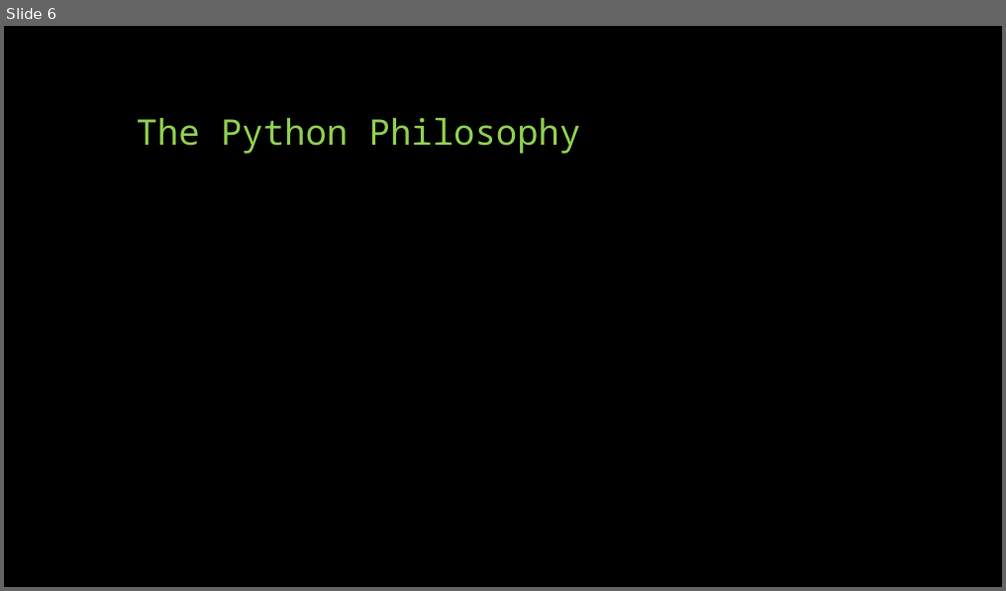
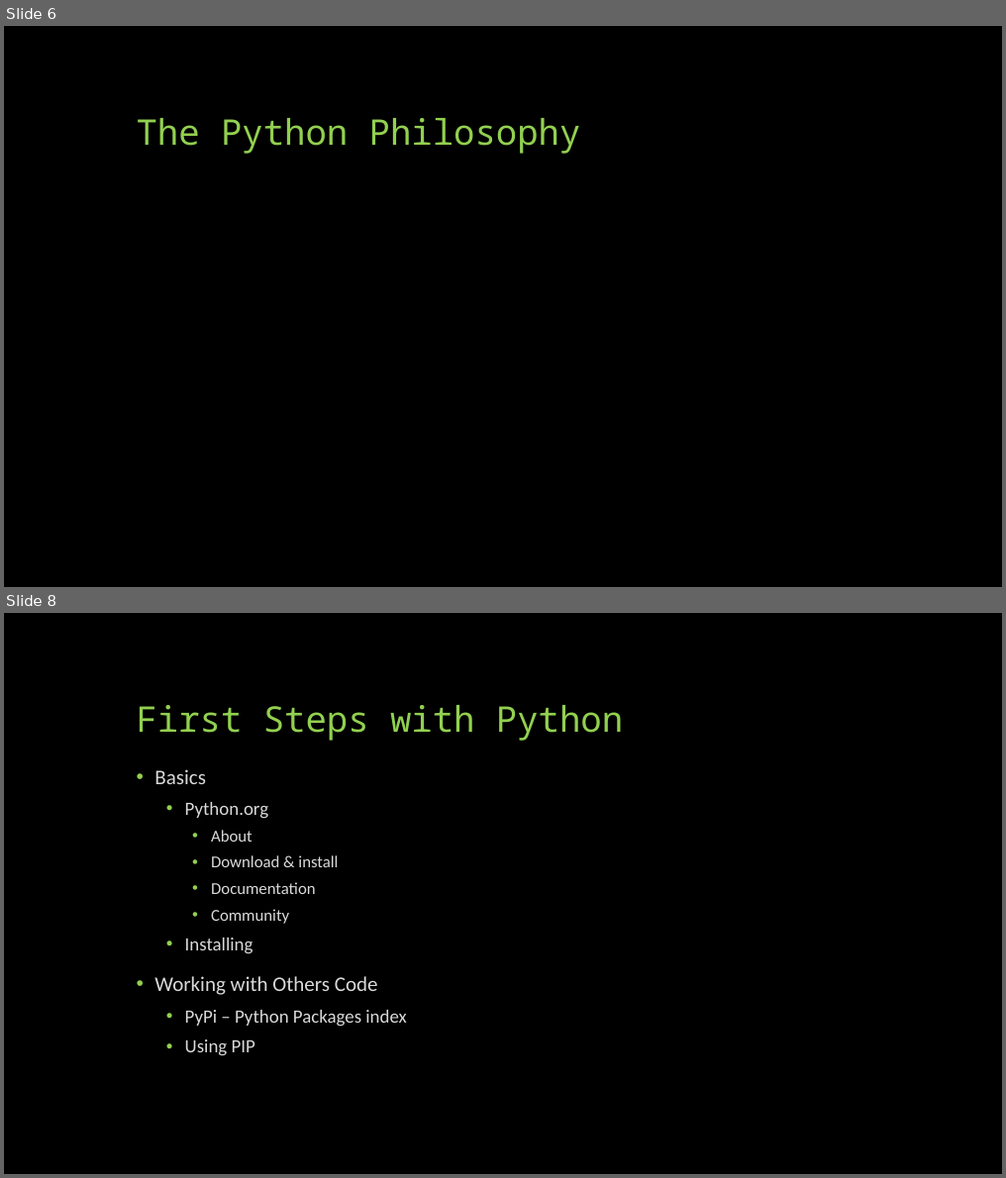
Before and after one commit to c14410312/IntroToPythonCourseAon, a slide deck: session1_getting_started/intro_to_python_class_1.pptx. Shown one above the other, each under a label of ours: slide 6 before the commit, slides 6 and 8 after it; the slides between them are not shown. The pictures are 1006x591 and 1006x1178 pixels, drawn with LibreOffice and Linux fonts; fonts in the diff are those of the drawing. Boxes give left, top, right and bottom in pixels: in the first picture for what was removed or moved away, otherwise in the second. Text is boxed around its words. In the diff, an @@ line names an element or a change of style, - is before the commit and + after.

```diff
--- a/session1_getting_started/intro_to_python_class_1.pptx
+++ b/session1_getting_started/intro_to_python_class_1.pptx
@@ slide 8 added at (x1=4, y1=613, x2=1002, y2=1174), background #000000 @@
@@ title added at (x1=137, y1=705, x2=623, y2=741), 34 pt, text #92D050 @@
+First Steps with Python
@@ text added at (x1=154, y1=769, x2=406, y2=1057), 18 pt, text #D9D9D9 @@
+• Basics
+  • Python.org
+    • About
+    • Download & install
+    • Documentation
+    • Community
+  • Installing
+• Working with Others Code
+  • PyPi – Python Packages index
+  • Using PIP
```
Also in this commit, not shown: 1 slide changed, 1 other slide added, 6 slides removed, 1 other file.
